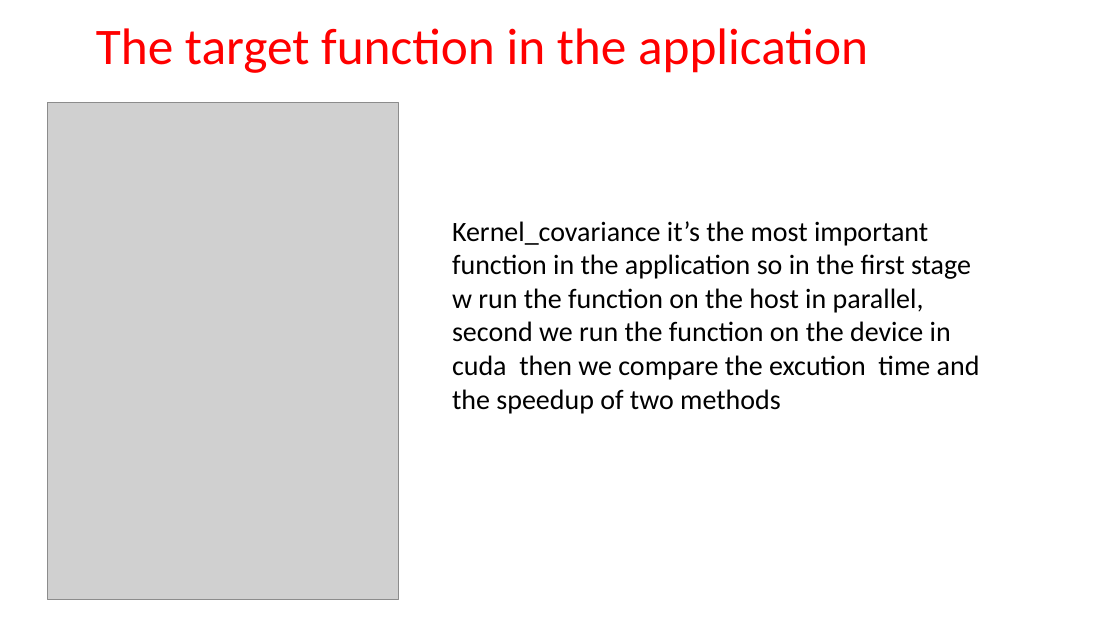
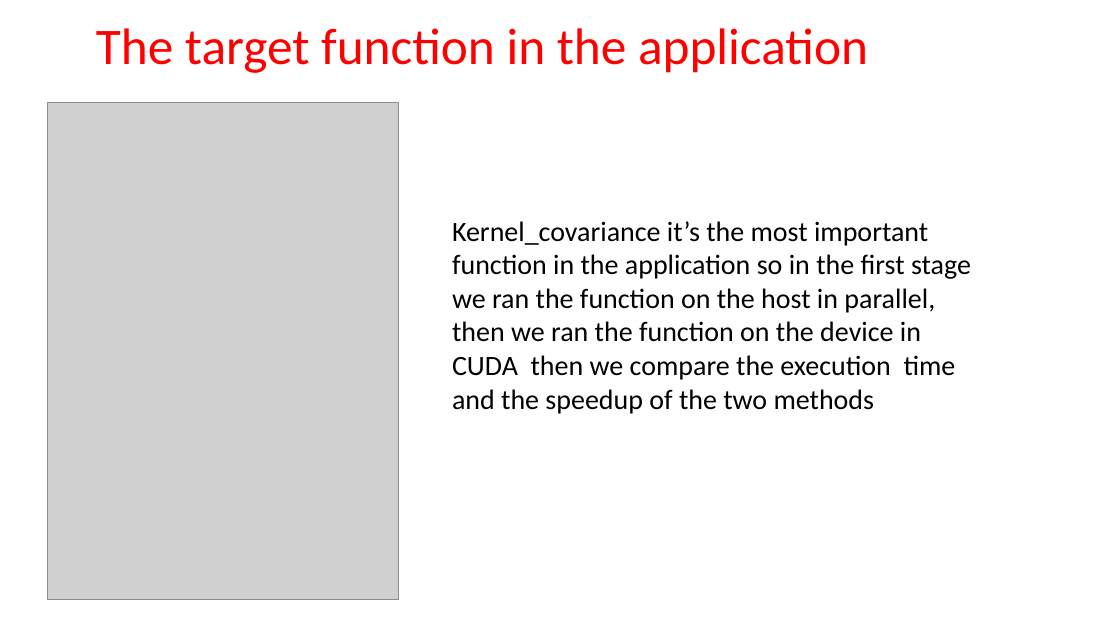
Before and after one commit to Lorenzo-Venturelli/HPC, a slide deck: slide 3 of CUDA Assignment.pptx. Drawn at 1120x630 pixels with LibreOffice and Linux fonts; fonts in the diff are those of the drawing; grey boxes stand for pictures. Boxes give left, top, right and bottom in pixels: in the first picture for what was removed or moved away, otherwise in the second. Text is boxed around its words. In the diff, an @@ line names an element or a change of style, - is before the commit and + after.

```diff
--- a/CUDA Assignment.pptx
+++ b/CUDA Assignment.pptx
@@ text at <box>452,221,971,414</box>: text changed @@
-Kernel_covariance it’s the most important function in the application so in the first stage w run the function on the host in parallel, second we run the function on the device in cuda then we compare the excution time and the speedup of two methods
+Kernel_covariance it’s the most important function in the application so in the first stage we ran the function on the host in parallel, then we ran the function on the device in CUDA then we compare the execution time and the speedup of the two methods
```
Also in this commit, not shown: 2 other slides changed.
